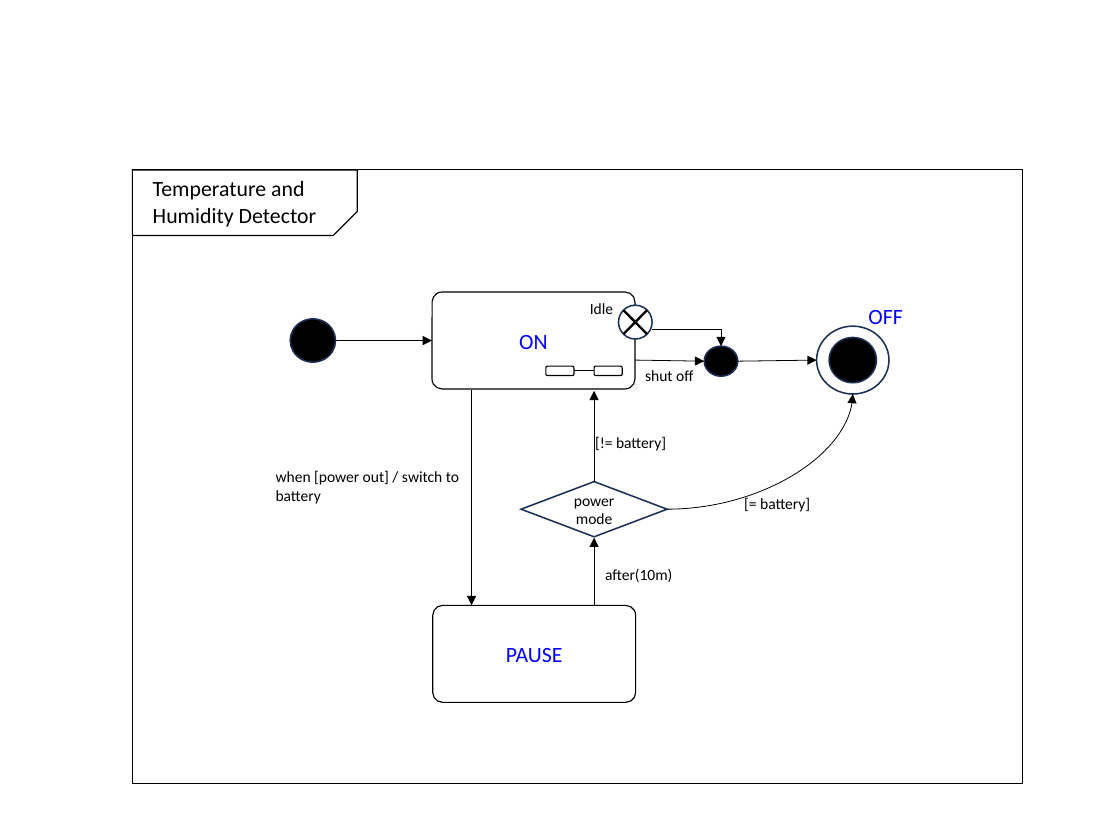
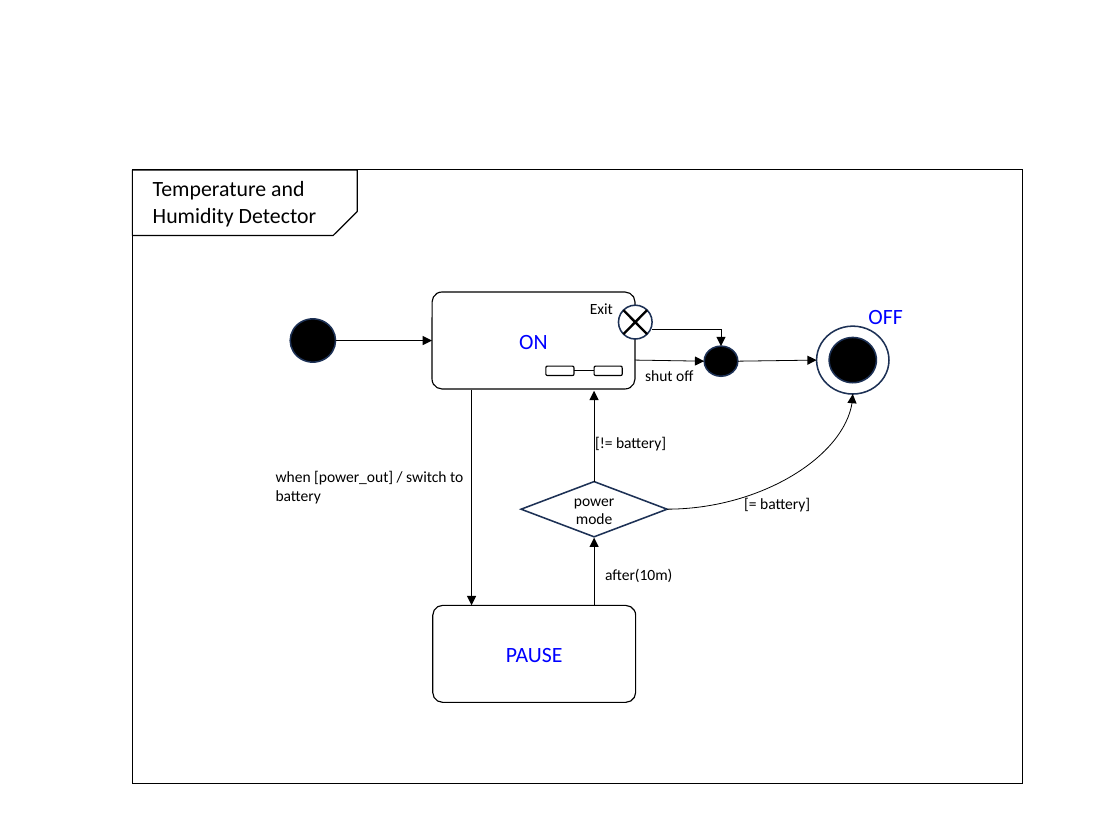
Before and after one commit to NathanGrenier/SOEN-331, a slide deck: slide 1 of Assignment3/Patel-Grenier.pptx. Drawn at 1120x840 pixels with LibreOffice and Linux fonts; fonts in the diff are those of the drawing. Boxes give left, top, right and bottom in pixels: in the first picture for what was removed or moved away, otherwise in the second. Text is boxed around its words. In the diff, an @@ line names an element or a change of style, - is before the commit and + after.

```diff
--- a/Assignment3/Patel-Grenier.pptx
+++ b/Assignment3/Patel-Grenier.pptx
@@ text at (590,303,613,314): text changed @@
-Idle
+Exit
@@ text at (276,470,463,504): text changed @@
-when [power out] / switch to battery
+when [power_out] / switch to battery
```
Also in this commit, not shown: 4 other slides changed, 1 other file.
